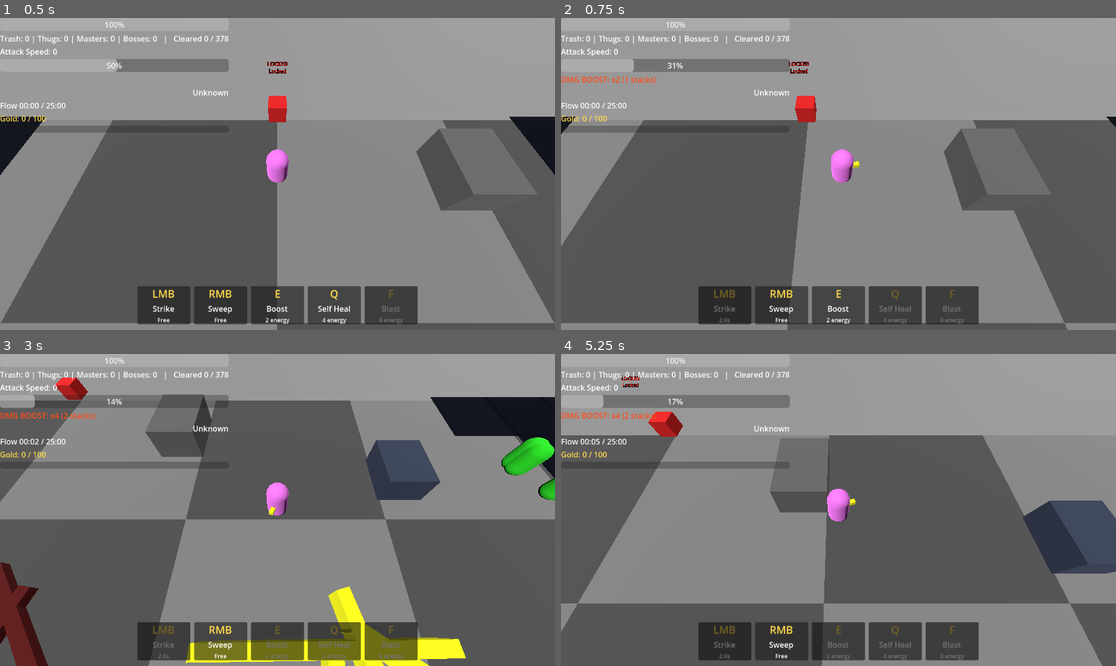
Above: before the commit, frames 1-4 (two rows, left to right).
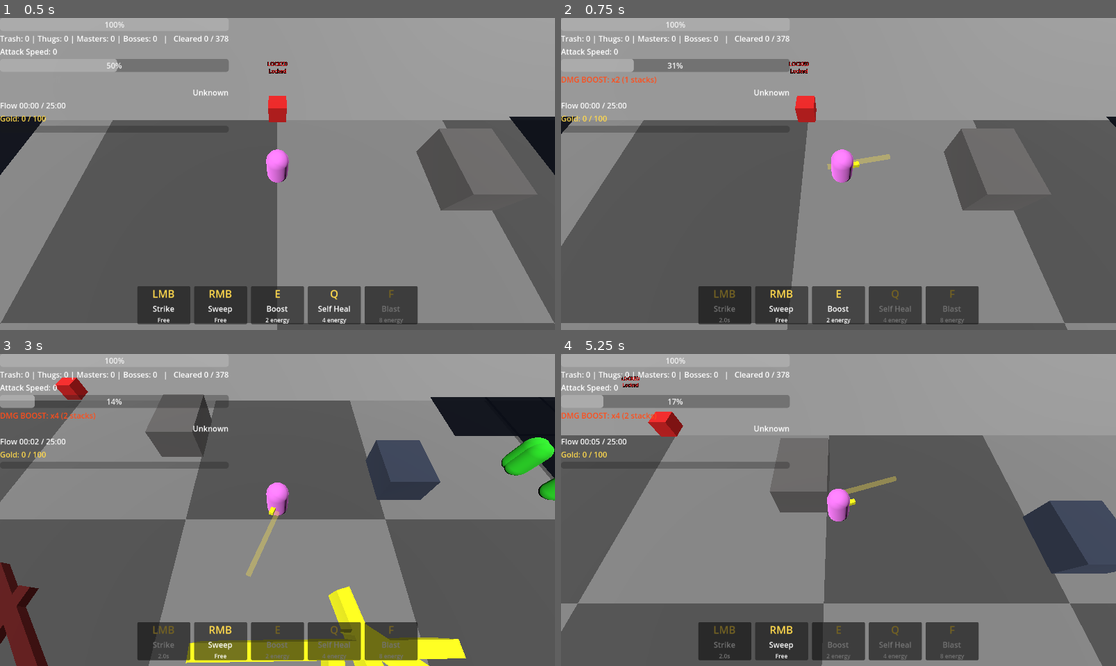
Above: after the commit, the same moments.

Repository: Zietgeist/Exultation
Game: Godot game, scene res://ZoneBase.tscn
The game is run twice, just before and just after one commit, with the same random seed, the same clock (stepped at 60 frames per second) and the same inputs. This scene is started directly instead of the project's main scene.
Inputs (mouse positions are in pixels of both pictures, inside the frame that each line leads up to):
- Up to frame 1 (0.5 s): no input
- Up to frame 2 (0.75 s): tap Enter at 0.5 s; move the mouse to (960, 158) at 0.52 s; hold Right (ui_right) from 0.53 s (still down); tap E at 0.6 s; click (960, 158) at 0.67 s
- Up to frame 3 (3 s): move the mouse to (166, 525) at 1.27 s; release Right (ui_right) at 1.28 s; hold Down (ui_down) 1.28-2.03 s; tap Q at 1.35 s; click (166, 525) at 1.42 s; move the mouse to (333, 441) at 2.02 s; hold Right (ui_right) 2.03-2.78 s; tap F at 2.1 s; click (333, 441) at 2.17 s; move the mouse to (249, 572) at 2.77 s; hold Up (ui_up) from 2.78 s (still down); tap E at 2.85 s; click (249, 572) at 2.92 s
- Up to frame 4 (5.25 s): move the mouse to (1005, 556) at 3.52 s; release Up (ui_up) at 3.53 s; hold Left (ui_left) 3.53-5.03 s; tap Q at 3.6 s; click (1005, 556) at 3.67 s; tap Space at 4.25 s; move the mouse to (672, 463) at 4.27 s; tap F at 4.35 s; click (672, 463) at 4.42 s; move the mouse to (866, 510) at 5.02 s; hold Down (ui_down) from 5.03 s (still down); tap E at 5.1 s; click (866, 510) at 5.17 s

Frame 1 is identical in both runs. In frame 2, 0.1% of the frame differs, in the area x 47-60%, y 43-49%; in frame 3, 0.2%, in the area x 44-51%, y 50-72%; in frame 4, 0.2%.

Commit message:
Attack visuals: yellow bolt for single target, blue cone flash for multi target, white hit flash on enemies
Co-Authored-By: Claude Opus 5.5 <noreply@anthropic.com>
Claude-Session: https://claude.ai/code/session_013yxoaHLvU2gzuZEUgoi9o3

Diff:
--- a/character_body_3d.gd
+++ b/character_body_3d.gd
@@ -222,7 +222,11 @@
 
 	if closest:
 		var damage = st_damage * get_damage_multiplier()
+		_show_beam(closest.global_position, Color(1.0, 0.9, 0.3))
 		closest.take_damage(damage)
+	else:
+		# Miss: a short, faint swing toward where you're facing
+		_show_beam(global_position - global_transform.basis.z * 3.0, Color(1.0, 0.9, 0.3, 0.35))
 
 func aoe_attack():
 	var enemies = get_tree().get_nodes_in_group("enemy")
@@ -241,6 +245,7 @@
 		return global_position.distance_to(a.global_position) < global_position.distance_to(b.global_position))
 
 	var targets = in_range.slice(0, aoe_max_targets)
+	_show_cone()
 	for enemy in targets:
 		var damage = aoe_damage * get_damage_multiplier()
 		enemy.take_damage(damage)
@@ -473,3 +478,73 @@
 		return false
 	energy = min(energy + amount, MAX_ENERGY)
 	return true
+
+
+# ---------------- Attack visuals ----------------
+
+## Single target (left click): a bright bolt from you to the target.
+func _show_beam(to: Vector3, color: Color):
+	var from = global_position
+	from.y = 1.2
+	to.y = 1.2
+	var length = from.distance_to(to)
+	if length < 0.1:
+		return
+	var mesh = BoxMesh.new()
+	mesh.size = Vector3(0.18, 0.18, length)
+	var beam = MeshInstance3D.new()
+	beam.mesh = mesh
+	beam.material_override = _fx_material(color)
+	beam.cast_shadow = GeometryInstance3D.SHADOW_CASTING_SETTING_OFF
+	get_tree().current_scene.add_child(beam)
+	beam.global_position = (from + to) / 2.0
+	beam.look_at(to, Vector3.UP)
+	_fade_and_free(beam, 0.15)
+
+
+## Multi target (right click): flash the cone that the attack covers.
+var _cone_mesh: ArrayMesh = null
+var _cone_built_for = Vector2.ZERO	# (range, cone) the mesh was built for
+
+func _show_cone():
+	var key = Vector2(AOE_RANGE, aoe_cone)
+	if _cone_mesh == null or _cone_built_for != key:
+		_cone_mesh = _build_cone_mesh(AOE_RANGE, acos(clamp(aoe_cone, -1.0, 1.0)))
+		_cone_built_for = key
+	var cone = MeshInstance3D.new()
+	cone.mesh = _cone_mesh
+	cone.material_override = _fx_material(Color(0.3, 0.85, 1.0, 0.45))
+	cone.cast_shadow = GeometryInstance3D.SHADOW_CASTING_SETTING_OFF
+	get_tree().current_scene.add_child(cone)
+	cone.global_position = Vector3(global_position.x, 0.3, global_position.z)
+	cone.rotation.y = rotation.y	# face the same way as the player
+	_fade_and_free(cone, 0.2)
+
+
+## A flat fan shape pointing forward (-Z): radius = reach, half_angle in radians.
+func _build_cone_mesh(radius: float, half_angle: float) -> ArrayMesh:
+	var st = SurfaceTool.new()
+	st.begin(Mesh.PRIMITIVE_TRIANGLES)
+	var steps = 18
+	for i in range(steps):
+		var a0 = -half_angle + 2.0 * half_angle * i / steps
+		var a1 = -half_angle + 2.0 * half_angle * (i + 1) / steps
+		st.add_vertex(Vector3.ZERO)
+		st.add_vertex(Vector3(sin(a0) * radius, 0, -cos(a0) * radius))
+		st.add_vertex(Vector3(sin(a1) * radius, 0, -cos(a1) * radius))
+	return st.commit()
+
+
+func _fx_material(color: Color) -> StandardMaterial3D:
+	var mat = StandardMaterial3D.new()
+	mat.shading_mode = BaseMaterial3D.SHADING_MODE_UNSHADED
+	mat.transparency = BaseMaterial3D.TRANSPARENCY_ALPHA
+	mat.cull_mode = BaseMaterial3D.CULL_DISABLED
+	mat.albedo_color = color
+	return mat
+
+
+func _fade_and_free(node: MeshInstance3D, seconds: float):
+	var t = node.create_tween()
+	t.tween_property(node.material_override, "albedo_color:a", 0.0, seconds)
+	t.tween_callback(node.queue_free)
--- a/enemy.gd
+++ b/enemy.gd
@@ -82,6 +82,7 @@
 
 func take_damage(amount):
 	health -= amount
+	flash()
 	if health <= 0:
 		die()
 
@@ -116,3 +117,12 @@
 		return 0.75
 	else:
 		return 0.5
+
+
+
+## Quick white flash so you can see the hit land.
+func flash():
+	$MeshInstance3D.material_override = SkinManager.material("hit_flash", Color(1, 1, 1))
+	var t = create_tween()
+	t.tween_interval(0.08)
+	t.tween_callback(apply_skin)
